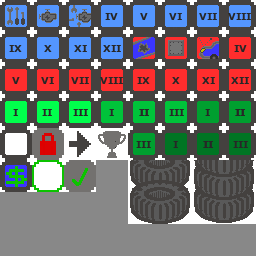
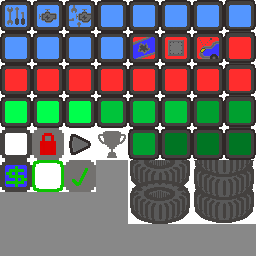
Layers edited between the first and the second 256 x 256 image:
painted on "IV" over 9, 13, 251, 148
added layer "Pasted Layer" above "upgradeFrame" over 0, 0, 256, 191
painted on "upgradeFrame" over 69, 131, 91, 157
